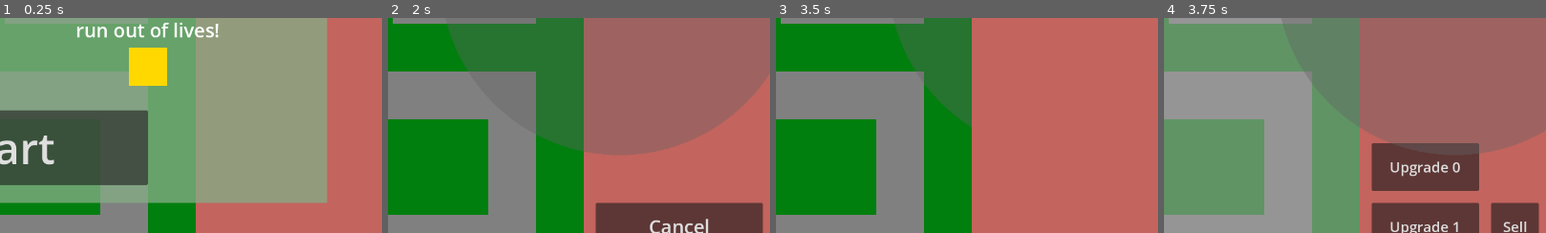
Above: before the commit, frames 1-4 (left to right).
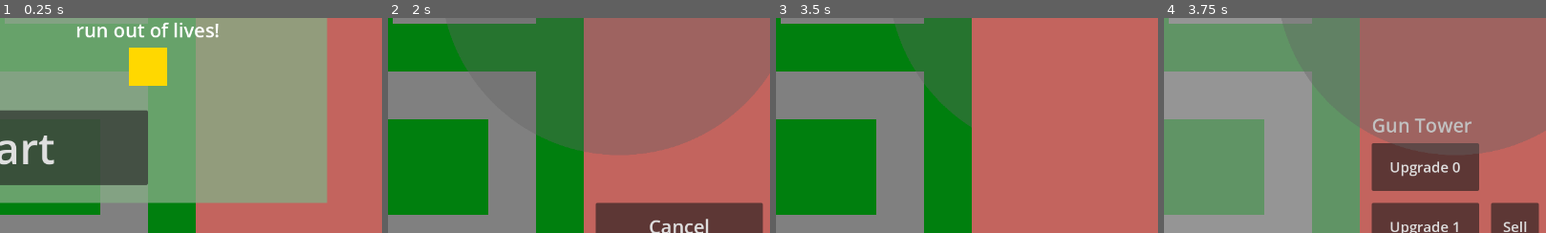
Above: after the commit, the same moments.

Repository: phrasmotica/godot-tower-defence
Game: Godot game, scene res://scenes/game.tscn
The game is run twice, just before and just after one commit, with the same random seed, the same clock (stepped at 60 frames per second) and the same inputs.
Inputs (mouse positions are % of the whole screen's width and height, from its top left):
- Up to frame 1 (0.25 s): no input
- Up to frame 2 (2 s): click "Start" at 0.5 s; click (80, 33) at 1.25 s
- Up to frame 3 (3.5 s): click (88, 33) at 2 s; tap Enter (ui_accept) at 2.75, 3.02 s; move the mouse to (72, 45) at 2.77 s; hold Shift (fast_forward) from 2.78 s (still down); tap . (next_tower) at 2.85 s; click (72, 45) at 2.92 s
- Up to frame 4 (3.75 s): move the mouse to (30, 55) at 3.52 s; release Shift (fast_forward) at 3.53 s; tap , (previous_tower) at 3.6 s
The pictures show only the part of the screen within x 49-99%, y 43-93%; the shares and areas given below are measured in that part.

Frames 1-3 are identical in both runs. In frame 4, 0.7% of the frame differs, in the area x 54-81%, y 46-54%.

Commit message:
Add label showing tower name to game UI

Diff:
--- a/scenes/game_ui.tscn
+++ b/scenes/game_ui.tscn
@@ -101,6 +101,16 @@
 tower = ExtResource("5_0g4vg")
 action_name = &"tower_2"
 
+[node name="TowerNameLabel" type="Label" parent="ColorRect"]
+layout_mode = 0
+offset_left = 20.0
+offset_top = 460.0
+offset_right = 300.0
+offset_bottom = 520.0
+theme_override_font_sizes/font_size = 32
+text = "Tower Name"
+vertical_alignment = 1
+
 [node name="SelectedTowerButtons" type="Control" parent="ColorRect"]
 anchors_preset = 0
 offset_right = 40.0
--- a/scripts/game_ui.gd
+++ b/scripts/game_ui.gd
@@ -8,6 +8,7 @@
 @onready var money_amount = $ColorRect/MoneyLabel/Amount
 @onready var lives_amount = $ColorRect/LivesLabel/Amount
 @onready var wave_number_label = $ColorRect/WaveLabel/Number
+@onready var tower_name_label: Label = $ColorRect/TowerNameLabel
 @onready var upgrade_button_0: UpgradeTowerButton = $ColorRect/SelectedTowerButtons/UpgradeButton0
 @onready var upgrade_button_1: UpgradeTowerButton = $ColorRect/SelectedTowerButtons/UpgradeButton1
 @onready var sell_button = $ColorRect/SelectedTowerButtons/SellButton
@@ -157,8 +158,6 @@
 	handle_selected_tower_changed(tower)
 
 func _on_towers_tower_deselected():
-	game_tint.hide()
-
 	handle_selected_tower_changed(null)
 
 func _on_towers_tower_sold(_sell_value:int):
@@ -166,24 +165,29 @@
 
 func handle_selected_tower_changed(tower: Tower):
 	if tower:
-		tower.select()
-
-		print("Showing buttons")
-
-		upgrade_button_0.show()
-		upgrade_button_0.set_upgrade_level(tower)
-
-		upgrade_button_1.show()
-		upgrade_button_1.set_upgrade_level(tower)
-
-		sell_button.show()
-
-		game_tint.show()
+		show_ui(tower)
 	else:
 		hide_ui()
 
+func show_ui(tower: Tower):
+	print("Showing selected tower UI")
+
+	tower_name_label.text = tower.tower_name
+
+	upgrade_button_0.show()
+	upgrade_button_0.set_upgrade_level(tower)
+
+	upgrade_button_1.show()
+	upgrade_button_1.set_upgrade_level(tower)
+
+	sell_button.show()
+
+	game_tint.show()
+
 func hide_ui():
 	print("Hiding selected tower UI")
+
+	tower_name_label.text = ""
 
 	upgrade_button_0.hide()
 	upgrade_button_1.hide()
